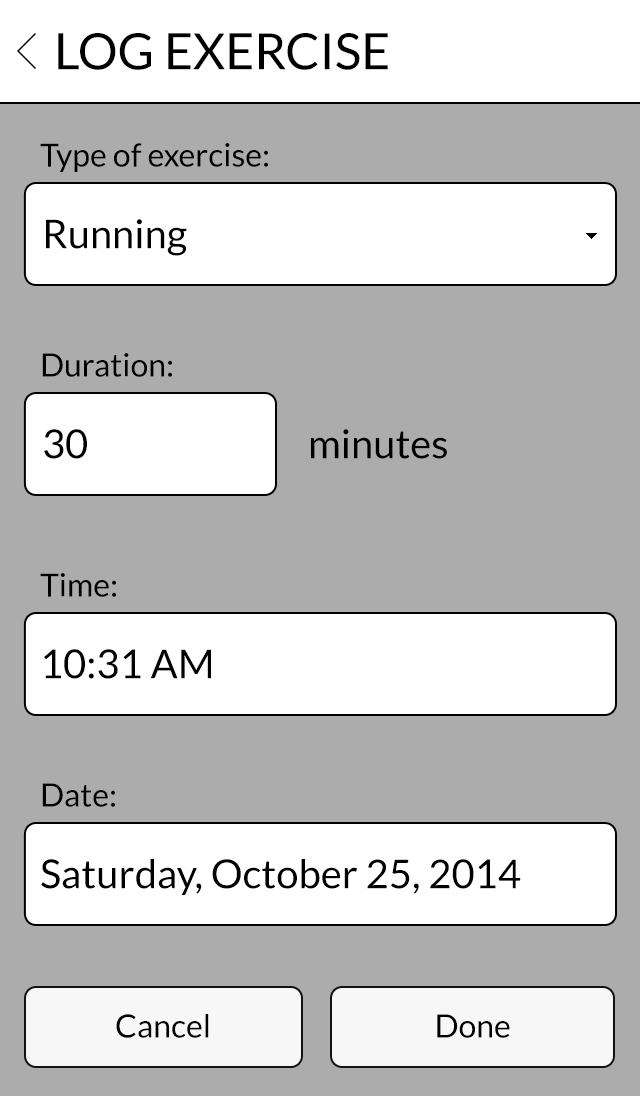
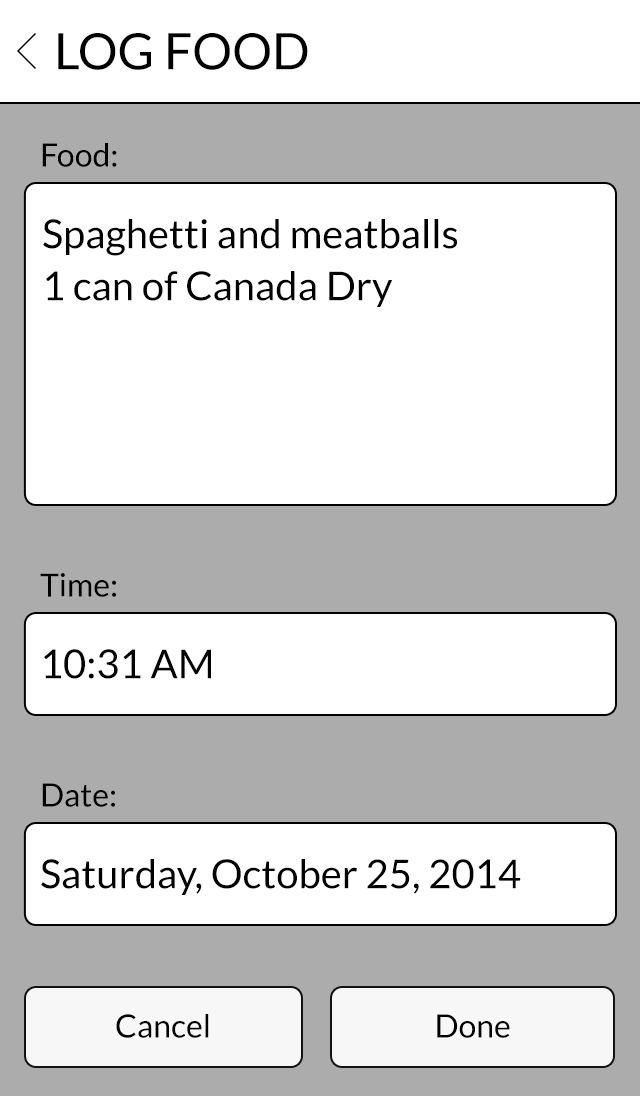
Comparing the layer stacks of the two (640, 1096) images. Changes:
hid group "Exercise" (25 layers) over box(25, 33, 615, 506)
showed group "Food" (15 layers) over box(25, 33, 615, 506)
renamed "Type of exercise:" to "Food:", painted on it over box(40, 143, 268, 172)
